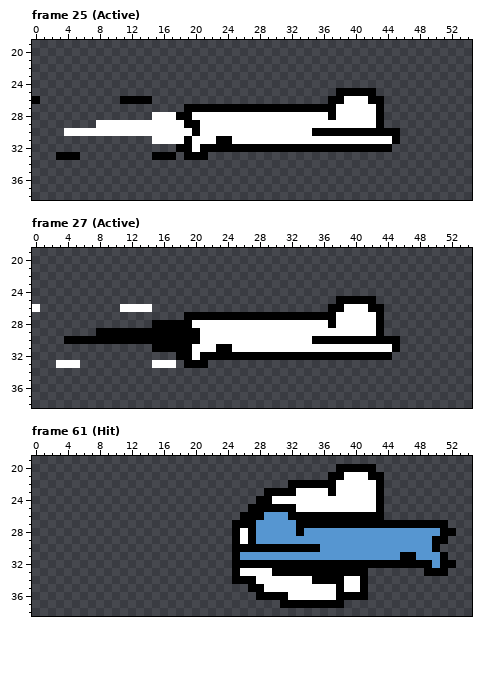
Edited in one commit: pixel-art file (shoot/Sprites/Wrestler/Wrestler.aseprite). The first picture shows the starting point.
64x64 pixels, 63 frames. Shown: frame 25 (Active): x 0..54, y 19..38; frame 27 (Active): x 0..54, y 19..38; frame 61 (Hit): x 0..54, y 19..38. The old version is drawn lined up with the new one. The commit also changed other frames, which this record leaves out.
After the commit:
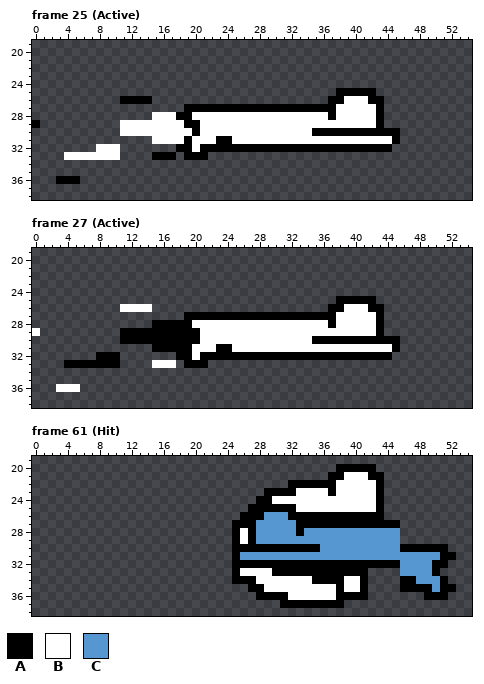
Palette (. is transparent): A #000000  B #ffffff  C #5696d1
From old to new:
whole drawing moved by +0,-6 (the old picture is shown already moved)
Changed rows in their new state; - is an unchanged pixel.
Frame 25 (Active):
first column x 0:
26 .----------
29 A-------...
30 ----.......
32 --------BBB
33 ---.BBBBBBB
36 ---AAA-----
Frame 27 (Active):
first column x 0:
26 .----------
29 B-------...
30 ----.......
32 --------AAA
33 ---.AAAAAAA
36 ---BBB-----
Frame 61 (Hit):
first column x 46:
27 ......-
28 .......
29 ......-
30 AAAA-A-
31 CC----A
32 CCCCA-.
33 CCCC-.-
34 AACCCA-
35 AAAACAA
36 ---AAA-
Changed places in both pictures, as pixel boxes (x1, y1, x2, y2):
changed: (32, 96, 120, 184)
changed: (32, 304, 120, 392)
changed: (400, 520, 456, 600)
